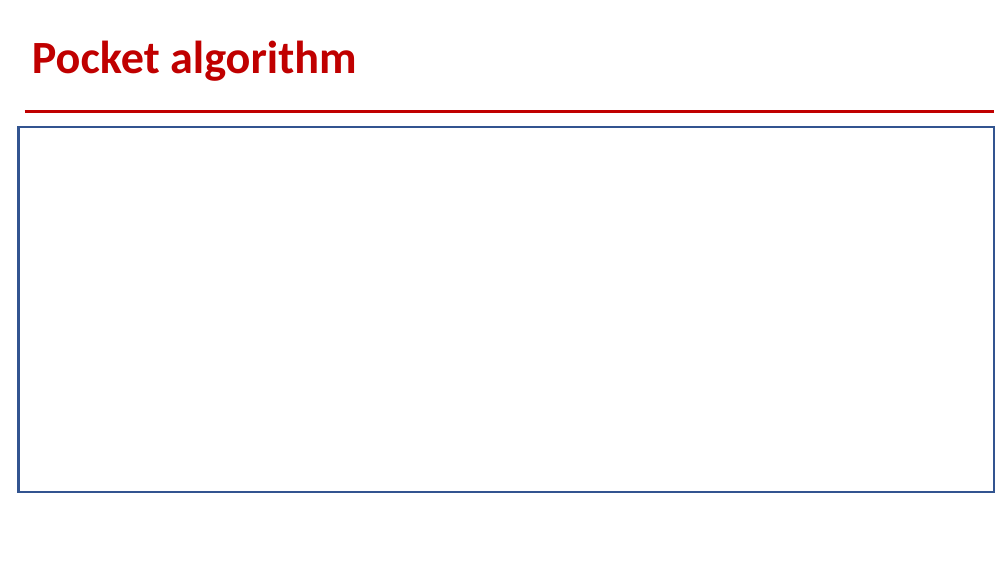
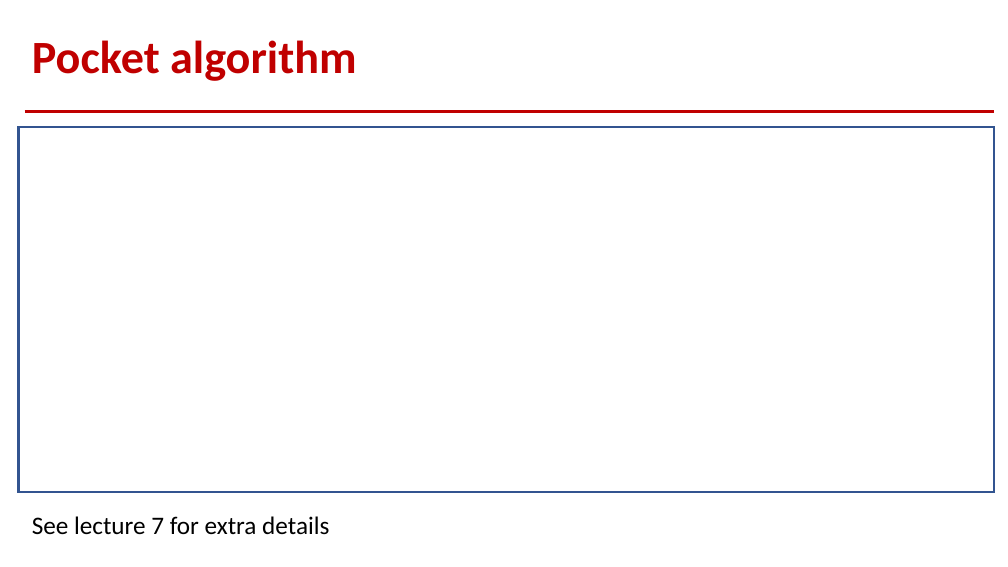
Before and after one commit to pujols/OSU_CSE_5523_2022AU, a slide deck: slide 8 of HW_2_programming_set/HW_2_programming/HW2.pptx. Drawn at 1008x567 pixels with LibreOffice and Linux fonts; fonts in the diff are those of the drawing; grey boxes stand for pictures. Boxes give left, top, right and bottom in pixels: in the first picture for what was removed or moved away, otherwise in the second. Text is boxed around its words. In the diff, an @@ line names an element or a change of style, - is before the commit and + after.

```diff
--- a/HW_2_programming_set/HW_2_programming/HW2.pptx
+++ b/HW_2_programming_set/HW_2_programming/HW2.pptx
@@ text added at [32, 516, 329, 535], 24 pt, text #000000 @@
+See lecture 7 for extra details
```
Also in this commit, not shown: 2 other files.
